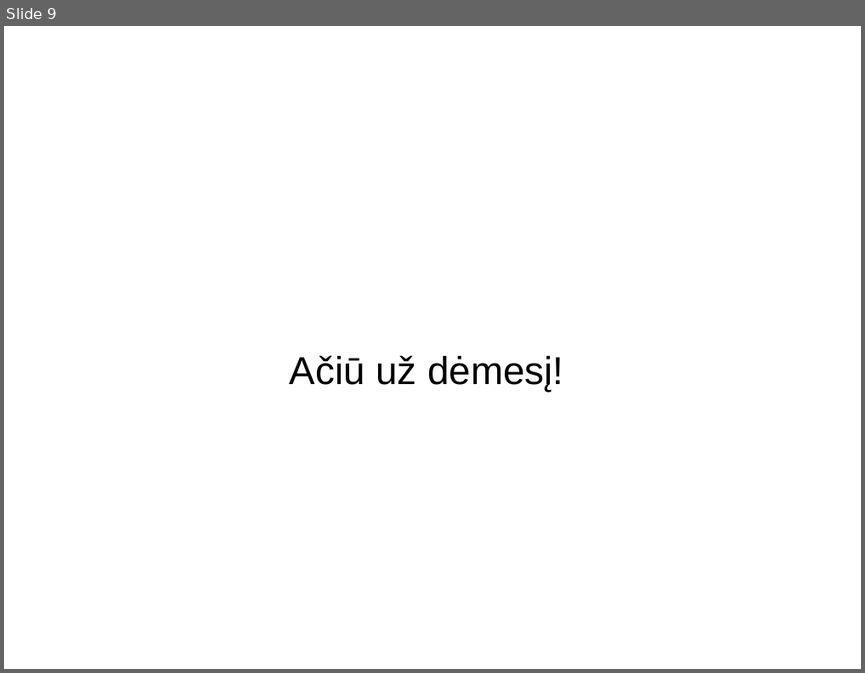
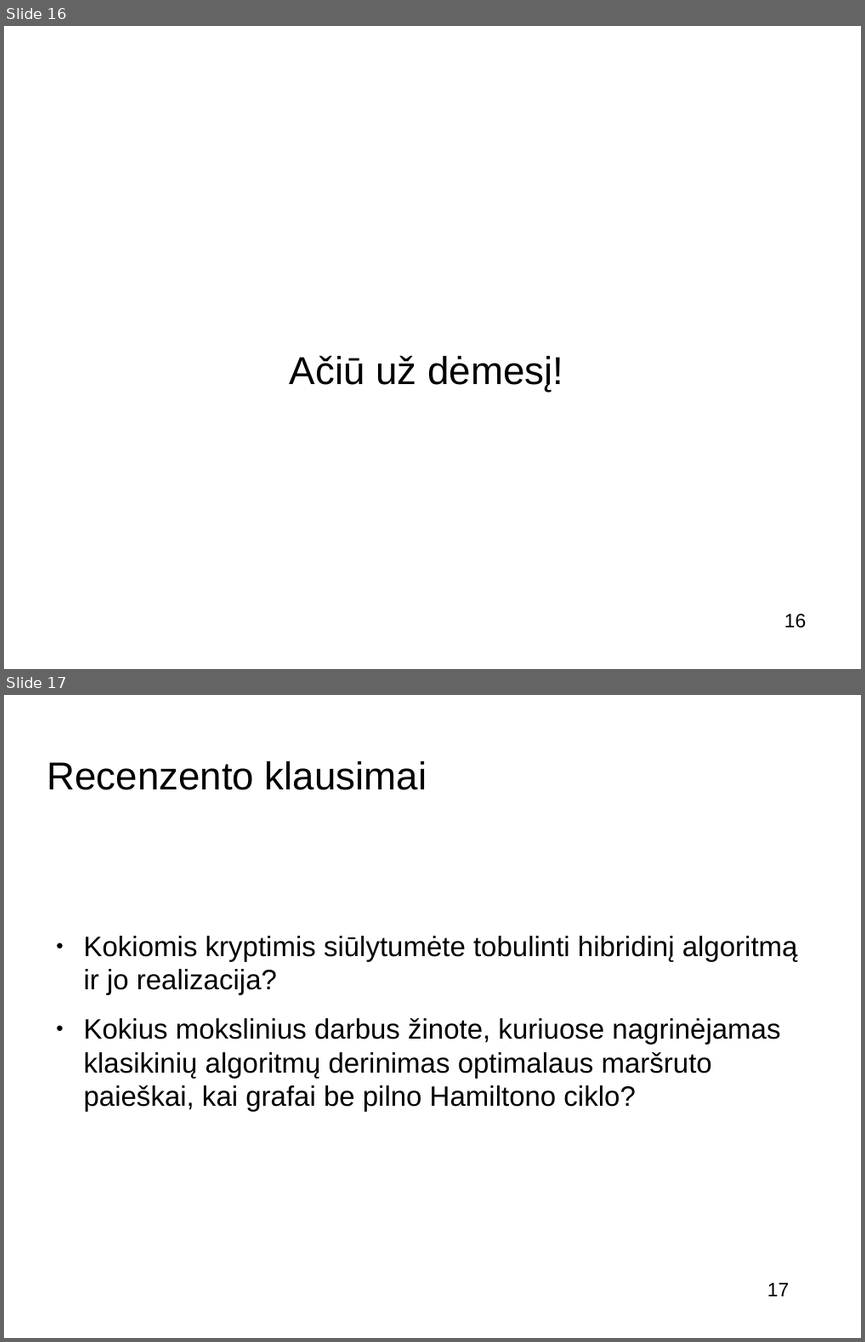
Before and after one commit to buz-zard/_archive, a slide deck: final-thesis/doc/presentation_[K.Š.].odp. Shown one above the other, each under a label of ours: slide 9 before the commit, slides 16 and 17 after it. The pictures are 865x673 and 865x1342 pixels, drawn with LibreOffice and Linux fonts; fonts in the diff are those of the drawing; background and template pictures are left out. Boxes give left, top, right and bottom in pixels: in the first picture for what was removed or moved away, otherwise in the second. Text is boxed around its words. In the diff, an @@ line names an element or a change of style, - is before the commit and + after.

```diff
--- a/final-thesis/doc/presentation_[K.Š.].odp
+++ b/final-thesis/doc/presentation_[K.Š.].odp
@@ slide 17 added at [4,695,861,1338], background picture (left out) @@
@@ title added at [46,761,427,790], 36 pt, text #000000 @@
+Recenzento klausimai
@@ text added at [84,936,798,1111], 26 pt, text #000000 @@
+● Kokiomis kryptimis siūlytumėte tobulinti hibridinį algoritmą ir jo realizacija?
+● Kokius mokslinius darbus žinote, kuriuose nagrinėjamas klasikinių algoritmų derinimas optimalaus maršruto paieškai, kai grafai be pilno Hamiltono ciklo?
@@ page number added at [767,1282,789,1296], 18 pt, text #000000 @@
+17
@@ what was slide 9 is now slide 16 @@
@@ slide 16 changed as well @@
@@ page number added at [784,613,806,628], 18 pt, text #000000 @@
+16
```
Also in this commit, not shown: 2 other slides changed, 12 other slides added, 5 slides removed, 4 other files.
